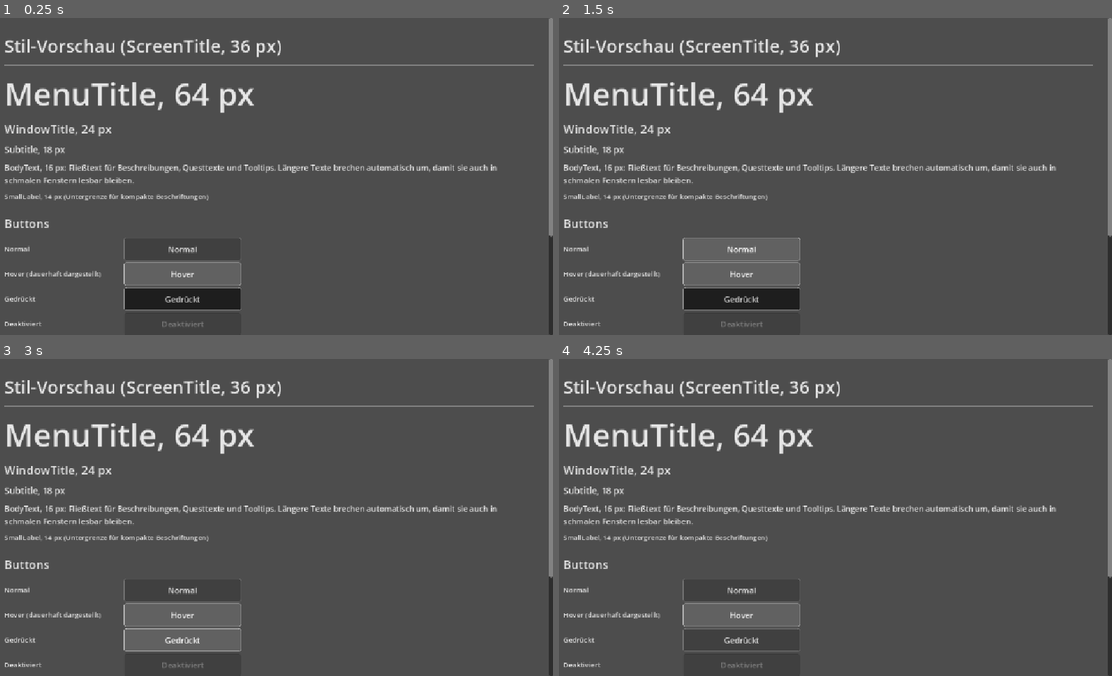
Above: before the commit, frames 1-4 (two rows, left to right).
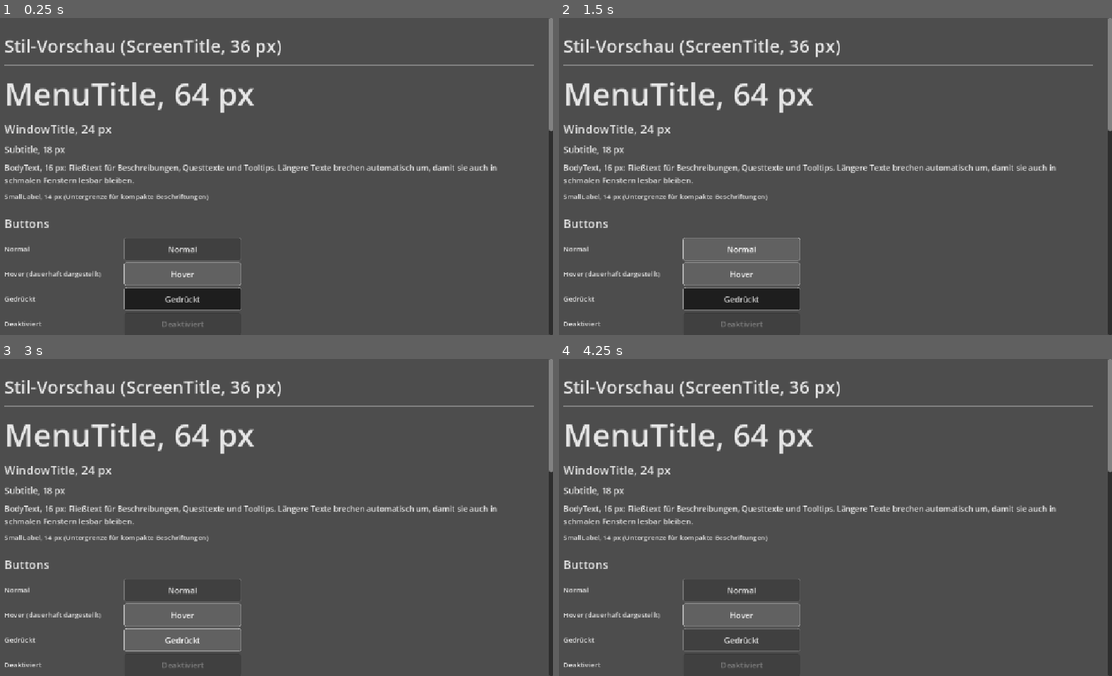
Above: after the commit, the same moments.

Repository: As94tt/WoM
Game: Godot game, scene res://scenes/ui/style_preview.tscn
The game is run twice, just before and just after one commit, with the same random seed, the same clock (stepped at 60 frames per second) and the same inputs. This scene is started directly instead of the project's main scene.
Inputs:
- Up to frame 1 (0.25 s): no input
- Up to frame 2 (1.5 s): click "Normal" at 0.5 s; click "Normal" at 1.25 s
- Up to frame 3 (3 s): click "Hover" at 2 s; click "Gedrückt" at 2.75 s
- Up to frame 4 (4.25 s): click "Hover" at 3.5 s

The runs differ from the first frame. In frame 1, 0.3% of the frame differs, in the area x 99-100%, y 35-70%; in frame 2, 0.3%; in frame 3, 0.3%; in frame 4, 0.3%.

Commit message:
Stil-Vorschau und UI-Styleguide um Charakterauswahl-Komponenten ergänzt (#6)
- Neue Theme-Variationen (ListEntryButton, EnterWorldButton, HintText,
  DialogPanel, DimOverlay, ButtonRow, InlineRow, ListEntryMargin) und
  LineEdit-Zustände im Styleguide dokumentiert
- Vermerk zu den vorläufigen Klassenfarben in ClassData.color
- style_preview.tscn zeigt Listeneinträge, LineEdit, großen Button,
  Hinweistext und Dialog auf Abdunklung

Co-Authored-By: Claude Opus 5.5 <noreply@anthropic.com>

Diff:
--- a/game/scenes/ui/style_preview.tscn
+++ b/game/scenes/ui/style_preview.tscn
@@ -1,6 +1,7 @@
 [gd_scene format=3]
 
 [ext_resource type="Script" path="res://scripts/ui/style_preview.gd" id="1_preview"]
+[ext_resource type="PackedScene" path="res://scenes/ui/character_entry.tscn" id="2_entry"]
 
 [node name="StylePreview" type="Control"]
 layout_mode = 3
@@ -169,3 +170,193 @@
 layout_mode = 2
 size_flags_horizontal = 0
 text = "Button im Panel"
+
+[node name="SectionCharacterSelect" type="HSeparator" parent="ScrollContainer/MarginContainer/Content"]
+layout_mode = 2
+
+[node name="CharacterSelectTitle" type="Label" parent="ScrollContainer/MarginContainer/Content"]
+layout_mode = 2
+theme_type_variation = &"WindowTitle"
+text = "Charakterauswahl (Ticket #6)"
+
+[node name="CharacterSelectGrid" type="GridContainer" parent="ScrollContainer/MarginContainer/Content"]
+layout_mode = 2
+columns = 2
+
+[node name="EnterWorldLabel" type="Label" parent="ScrollContainer/MarginContainer/Content/CharacterSelectGrid"]
+custom_minimum_size = Vector2(240, 0)
+layout_mode = 2
+theme_type_variation = &"SmallLabel"
+text = "EnterWorldButton (24 px)"
+vertical_alignment = 1
+
+[node name="EnterWorldButton" type="Button" parent="ScrollContainer/MarginContainer/Content/CharacterSelectGrid"]
+custom_minimum_size = Vector2(280, 0)
+layout_mode = 2
+size_flags_horizontal = 0
+focus_mode = 0
+theme_type_variation = &"EnterWorldButton"
+text = "Welt betreten"
+
+[node name="HintTextLabel" type="Label" parent="ScrollContainer/MarginContainer/Content/CharacterSelectGrid"]
+layout_mode = 2
+theme_type_variation = &"SmallLabel"
+text = "HintText"
+vertical_alignment = 1
+
+[node name="HintText" type="Label" parent="ScrollContainer/MarginContainer/Content/CharacterSelectGrid"]
+layout_mode = 2
+theme_type_variation = &"HintText"
+text = "Noch keine Charaktere"
+
+[node name="EntryNormalLabel" type="Label" parent="ScrollContainer/MarginContainer/Content/CharacterSelectGrid"]
+layout_mode = 2
+theme_type_variation = &"SmallLabel"
+text = "ListEntryButton: normal"
+vertical_alignment = 1
+
+[node name="EntryNormal" parent="ScrollContainer/MarginContainer/Content/CharacterSelectGrid" instance=ExtResource("2_entry")]
+unique_name_in_owner = true
+custom_minimum_size = Vector2(320, 0)
+layout_mode = 2
+size_flags_horizontal = 0
+focus_mode = 0
+
+[node name="EntryHoverLabel" type="Label" parent="ScrollContainer/MarginContainer/Content/CharacterSelectGrid"]
+layout_mode = 2
+theme_type_variation = &"SmallLabel"
+text = "ListEntryButton: Hover (dauerhaft)"
+vertical_alignment = 1
+
+[node name="EntryHover" parent="ScrollContainer/MarginContainer/Content/CharacterSelectGrid" instance=ExtResource("2_entry")]
+unique_name_in_owner = true
+custom_minimum_size = Vector2(320, 0)
+layout_mode = 2
+size_flags_horizontal = 0
+focus_mode = 0
+
+[node name="EntrySelectedLabel" type="Label" parent="ScrollContainer/MarginContainer/Content/CharacterSelectGrid"]
+layout_mode = 2
+theme_type_variation = &"SmallLabel"
+text = "ListEntryButton: ausgewählt"
+vertical_alignment = 1
+
+[node name="EntrySelected" parent="ScrollContainer/MarginContainer/Content/CharacterSelectGrid" instance=ExtResource("2_entry")]
+unique_name_in_owner = true
+custom_minimum_size = Vector2(320, 0)
+layout_mode = 2
+size_flags_horizontal = 0
+focus_mode = 0
+button_pressed = true
+
+[node name="EntryDisabledLabel" type="Label" parent="ScrollContainer/MarginContainer/Content/CharacterSelectGrid"]
+layout_mode = 2
+theme_type_variation = &"SmallLabel"
+text = "ListEntryButton: deaktiviert"
+vertical_alignment = 1
+
+[node name="EntryDisabled" parent="ScrollContainer/MarginContainer/Content/CharacterSelectGrid" instance=ExtResource("2_entry")]
+unique_name_in_owner = true
+custom_minimum_size = Vector2(320, 0)
+layout_mode = 2
+size_flags_horizontal = 0
+focus_mode = 0
+disabled = true
+
+[node name="LineEditNormalLabel" type="Label" parent="ScrollContainer/MarginContainer/Content/CharacterSelectGrid"]
+layout_mode = 2
+theme_type_variation = &"SmallLabel"
+text = "LineEdit: leer (Platzhalter)"
+vertical_alignment = 1
+
+[node name="LineEditNormal" type="LineEdit" parent="ScrollContainer/MarginContainer/Content/CharacterSelectGrid"]
+custom_minimum_size = Vector2(320, 0)
+layout_mode = 2
+size_flags_horizontal = 0
+focus_mode = 0
+placeholder_text = "Name des Charakters"
+
+[node name="LineEditTextLabel" type="Label" parent="ScrollContainer/MarginContainer/Content/CharacterSelectGrid"]
+layout_mode = 2
+theme_type_variation = &"SmallLabel"
+text = "LineEdit: mit Text"
+vertical_alignment = 1
+
+[node name="LineEditText" type="LineEdit" parent="ScrollContainer/MarginContainer/Content/CharacterSelectGrid"]
+custom_minimum_size = Vector2(320, 0)
+layout_mode = 2
+size_flags_horizontal = 0
+focus_mode = 0
+text = "Durgin"
+
+[node name="LineEditDisabledLabel" type="Label" parent="ScrollContainer/MarginContainer/Content/CharacterSelectGrid"]
+layout_mode = 2
+theme_type_variation = &"SmallLabel"
+text = "LineEdit: deaktiviert"
+vertical_alignment = 1
+
+[node name="LineEditDisabled" type="LineEdit" parent="ScrollContainer/MarginContainer/Content/CharacterSelectGrid"]
+custom_minimum_size = Vector2(320, 0)
+layout_mode = 2
+size_flags_horizontal = 0
+text = "Nicht änderbar"
+editable = false
+
+[node name="FocusNoteLabel" type="Label" parent="ScrollContainer/MarginContainer/Content/CharacterSelectGrid"]
+layout_mode = 2
+theme_type_variation = &"SmallLabel"
+text = "Fokus"
+vertical_alignment = 1
+
+[node name="FocusNote" type="Label" parent="ScrollContainer/MarginContainer/Content/CharacterSelectGrid"]
+layout_mode = 2
+theme_type_variation = &"SmallLabel"
+text = "ListEntryButton und LineEdit nutzen den Fokusrahmen der Buttons (siehe oben)."
+
+[node name="DialogTitle" type="Label" parent="ScrollContainer/MarginContainer/Content"]
+layout_mode = 2
+theme_type_variation = &"Subtitle"
+text = "DialogPanel auf DimOverlay"
+
+[node name="DialogSample" type="Panel" parent="ScrollContainer/MarginContainer/Content"]
+custom_minimum_size = Vector2(640, 240)
+layout_mode = 2
+size_flags_horizontal = 0
+theme_type_variation = &"DimOverlay"
+
+[node name="Center" type="CenterContainer" parent="ScrollContainer/MarginContainer/Content/DialogSample"]
+layout_mode = 1
+anchors_preset = 15
+anchor_right = 1.0
+anchor_bottom = 1.0
+grow_horizontal = 2
+grow_vertical = 2
+
+[node name="Dialog" type="PanelContainer" parent="ScrollContainer/MarginContainer/Content/DialogSample/Center"]
+layout_mode = 2
+theme_type_variation = &"DialogPanel"
+
+[node name="DialogContent" type="VBoxContainer" parent="ScrollContainer/MarginContainer/Content/DialogSample/Center/Dialog"]
+layout_mode = 2
+theme_type_variation = &"ButtonList"
+
+[node name="DialogHeading" type="Label" parent="ScrollContainer/MarginContainer/Content/DialogSample/Center/Dialog/DialogContent"]
+layout_mode = 2
+theme_type_variation = &"WindowTitle"
+text = "Dialogtitel"
+
+[node name="DialogButtons" type="HBoxContainer" parent="ScrollContainer/MarginContainer/Content/DialogSample/Center/Dialog/DialogContent"]
+layout_mode = 2
+theme_type_variation = &"ButtonRow"
+
+[node name="DialogCancel" type="Button" parent="ScrollContainer/MarginContainer/Content/DialogSample/Center/Dialog/DialogContent/DialogButtons"]
+custom_minimum_size = Vector2(160, 0)
+layout_mode = 2
+focus_mode = 0
+text = "Abbrechen"
+
+[node name="DialogConfirm" type="Button" parent="ScrollContainer/MarginContainer/Content/DialogSample/Center/Dialog/DialogContent/DialogButtons"]
+custom_minimum_size = Vector2(160, 0)
+layout_mode = 2
+focus_mode = 0
+text = "Bestätigen"
--- a/game/scripts/ui/style_preview.gd
+++ b/game/scripts/ui/style_preview.gd
@@ -1,7 +1,7 @@
 extends Control
-## Vorschauszene für das zentrale UI-Theme (Ticket #10).
+## Vorschauszene für das zentrale UI-Theme (Ticket #10, erweitert in #6).
 ## Zeigt alle Button-Zustände gleichzeitig. Hover lässt sich nicht statisch
-## erzwingen, deshalb bekommt der Hover-Beispielbutton die Hover-Werte aus dem
+## erzwingen, deshalb bekommen die Hover-Beispiele die Hover-Werte aus dem
 ## Theme als Normalzustand. Es werden keine eigenen Farben gesetzt, nur Werte
 ## aus theme.tres übernommen. Rein lokal, keine Netzwerkfunktion.
 
@@ -10,4 +10,20 @@
 	var hover_button: Button = %HoverButton
 	hover_button.add_theme_stylebox_override("normal", hover_button.get_theme_stylebox("hover"))
 	hover_button.add_theme_color_override("font_color", hover_button.get_theme_color("font_hover_color"))
+
+	# Listeneinträge der Charakterauswahl (#6) mit einem Beispielcharakter.
+	# Volk und Klasse kommen aus den Daten, die Klassenfarbe aus ClassData.
+	var sample := CharacterData.new()
+	sample.character_name = "Durgin"
+	sample.level = 12
+	var races := GameData.get_races()
+	var classes := GameData.get_classes()
+	if not races.is_empty():
+		sample.race_id = races[0].id
+	if not classes.is_empty():
+		sample.class_id = classes[0].id
+	for entry: CharacterEntry in [%EntryNormal, %EntryHover, %EntrySelected, %EntryDisabled]:
+		entry.setup(sample)
+	%EntryHover.add_theme_stylebox_override("normal", %EntryHover.get_theme_stylebox("hover"))
+
 	%FocusButton.grab_focus()
Not shown, changed: docs/UI-STYLEGUIDE.md
